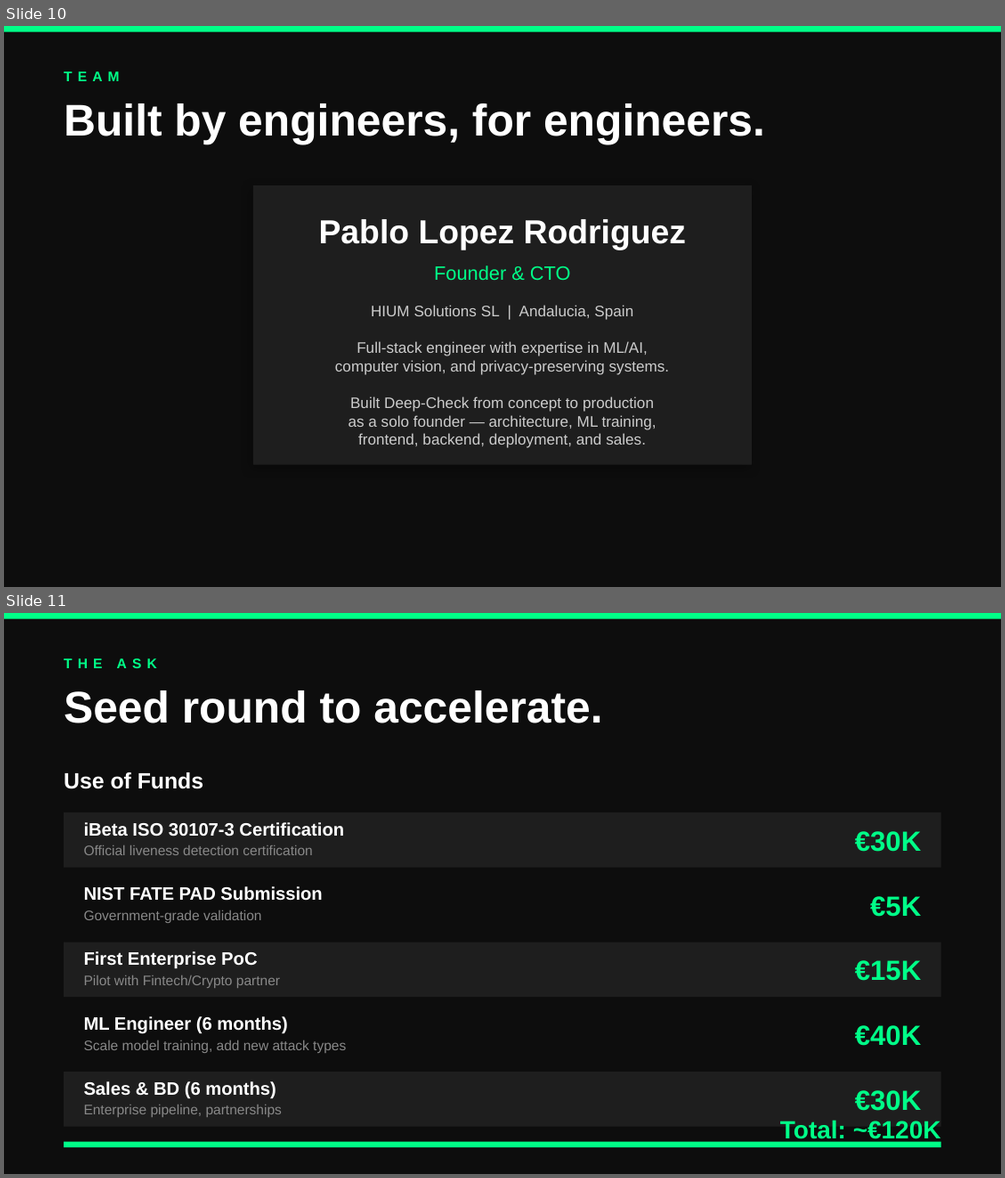
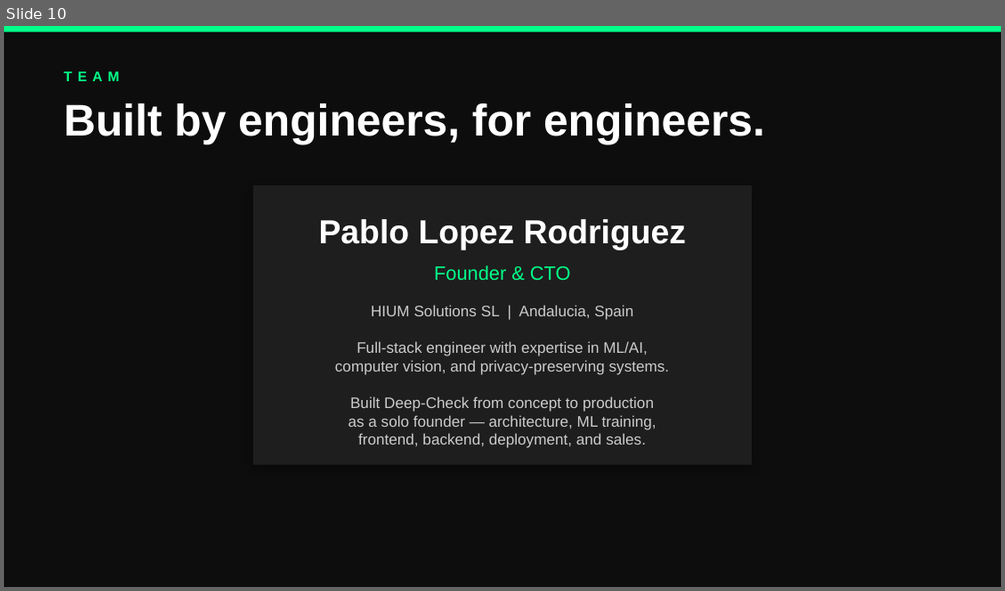
Before and after one commit to paulrod0/deep-check-neural, a slide deck: public/Deep-Check_Investor_Deck.pptx. Shown one above the other, each under a label of ours: slides 10 and 11 before the commit, slide 10 after it. The pictures are 1005x1178 and 1005x591 pixels, drawn with LibreOffice and Linux fonts; fonts in the diff are those of the drawing. Boxes give left, top, right and bottom in pixels: in the first picture for what was removed or moved away, otherwise in the second. Text is boxed around its words. In the diff, an @@ line names an element or a change of style, - is before the commit and + after.

Commit message:
fix: remove seed round ask from investor deck
Removed THE ASK slide (€120K breakdown) and all "Seed Round"
references. Deck now focuses purely on product/technology.

```diff
--- a/public/Deep-Check_Investor_Deck.pptx
+++ b/public/Deep-Check_Investor_Deck.pptx
@@ slide 11 removed at box(4, 613, 1001, 1174), background #0D0D0D @@
@@ rectangle removed at box(4, 613, 1001, 619) @@
@@ text removed at box(64, 658, 157, 668) @@
-THE ASK
@@ text removed at box(64, 690, 602, 723) @@
-Seed round to accelerate.
@@ text removed at box(64, 772, 203, 789) @@
-Use of Funds
@@ rectangle removed at box(64, 812, 941, 868) @@
@@ text removed at box(84, 822, 344, 836) @@
-iBeta ISO 30107-3 Certification
@@ text removed at box(84, 845, 312, 855) @@
-Official liveness detection certification
@@ text removed at box(855, 831, 921, 852) @@
-€30K
@@ rectangle removed at box(64, 877, 941, 932) @@
@@ text removed at box(84, 886, 322, 900) @@
-NIST FATE PAD Submission
@@ text removed at box(870, 896, 921, 916) @@
-€5K
@@ text removed at box(84, 910, 262, 923) @@
-Government-grade validation
@@ rectangle removed at box(64, 942, 941, 997) @@
@@ text removed at box(84, 951, 257, 969) @@
-First Enterprise PoC
@@ text removed at box(84, 975, 280, 988) @@
-Pilot with Fintech/Crypto partner
@@ text removed at box(855, 960, 921, 981) @@
-€15K
@@ rectangle removed at box(64, 1006, 941, 1062) @@
@@ text removed at box(84, 1016, 288, 1034) @@
-ML Engineer (6 months)
@@ text removed at box(855, 1025, 921, 1046) @@
-€40K
@@ text removed at box(84, 1040, 346, 1053) @@
-Scale model training, add new attack types
@@ rectangle removed at box(64, 1071, 941, 1127) @@
@@ text removed at box(84, 1081, 276, 1099) @@
-Sales & BD (6 months)
@@ text removed at box(855, 1090, 921, 1111) @@
-€30K
@@ text removed at box(84, 1104, 282, 1117) @@
-Enterprise pipeline, partnerships
@@ text removed at box(780, 1119, 941, 1143) @@
-Total: ~€120K
@@ rectangle removed at box(64, 1142, 941, 1147) @@
```
Also in this commit, not shown: 2 slides changed.
